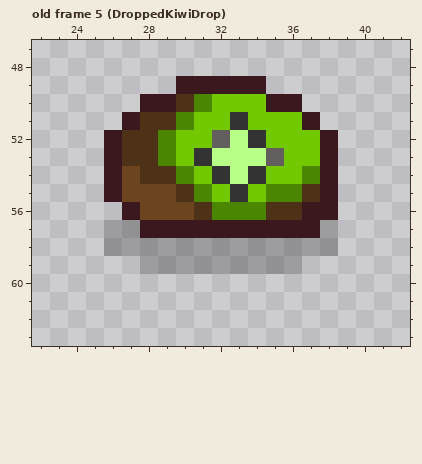
Two versions of one pixel-art file, MitybosPrograma/Assets/Sprites/Vitamin/DroppedObjects.aseprite. The picture above was drawn from the file before the commit.
64x64 pixels, 9 frames. Shown: old frame 5 (DroppedKiwiDrop): x 22..42, y 47..63. The commit also changed other frames, which this record leaves out.
New version:
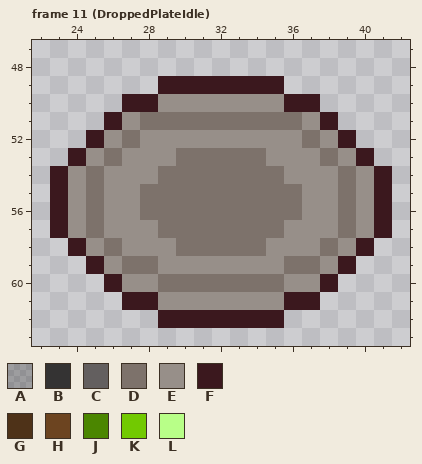
Palette (. is transparent): A #0000003c  B #343333  C #635f5f  D #7d726b  E #978f89  F #3b181e  G #4e3218  H #6c4420  J #4b8600  K #72c901  L #b8ff88
A new or re-ordered frame is compared with the old frame closest to it.
Difference:
frames 9 -> 19
Changed rows in their new state; - is an unchanged pixel.
Frame 11 (DroppedPlateIdle) is new; against old frame 5 (DroppedKiwiDrop), layers "Main", "Color":
first column x 23:
49 ------F-----F------
50 ----F-EEEEEEE-F----
51 ---FEDDDDDDDDDEF---
52 --FEDEEEEEEEEEDEF--
53 -FEDEEEDDDDDEEEDEF-
54 FEDEEEDDDDDDDEEEDEF
55 FEDEEDDDDDDDDDEEDEF
56 FEDEEDDDDDDDDDEEDEF
57 FEDEEEDDDDDDDEEEDEF
58 -FEDEEEDDDDDEEEDEF-
59 --FEDDEEEEEEEDDEF--
60 ---FEEDDDDDDDEEF---
61 ----FFEEEEEEEFF----
62 ------FFFFFFF------
